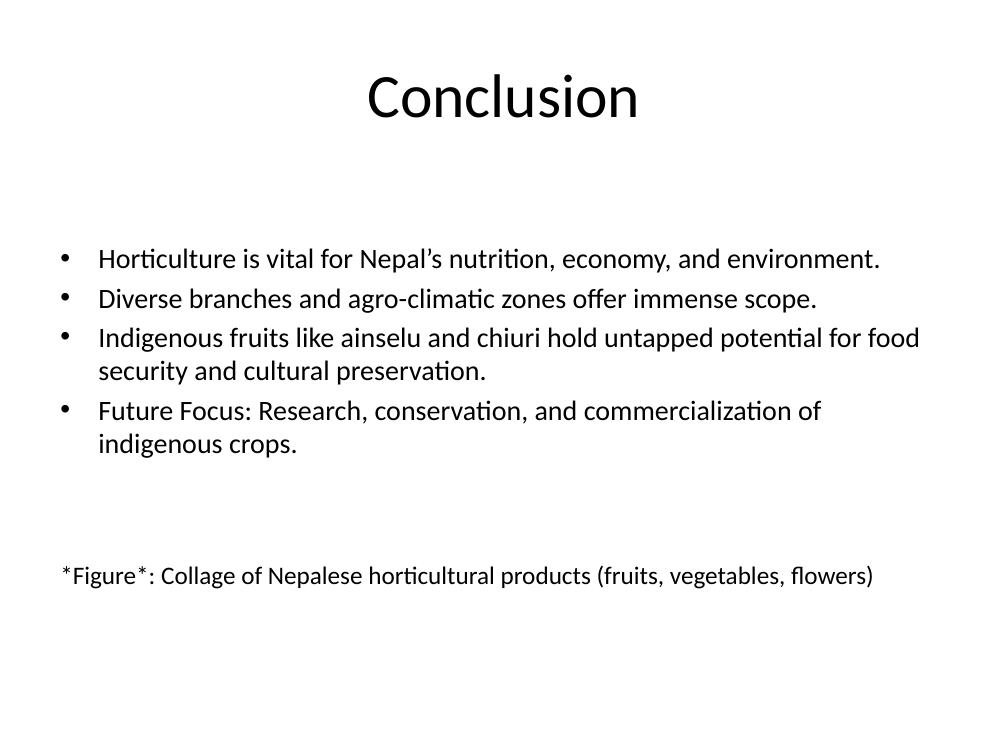
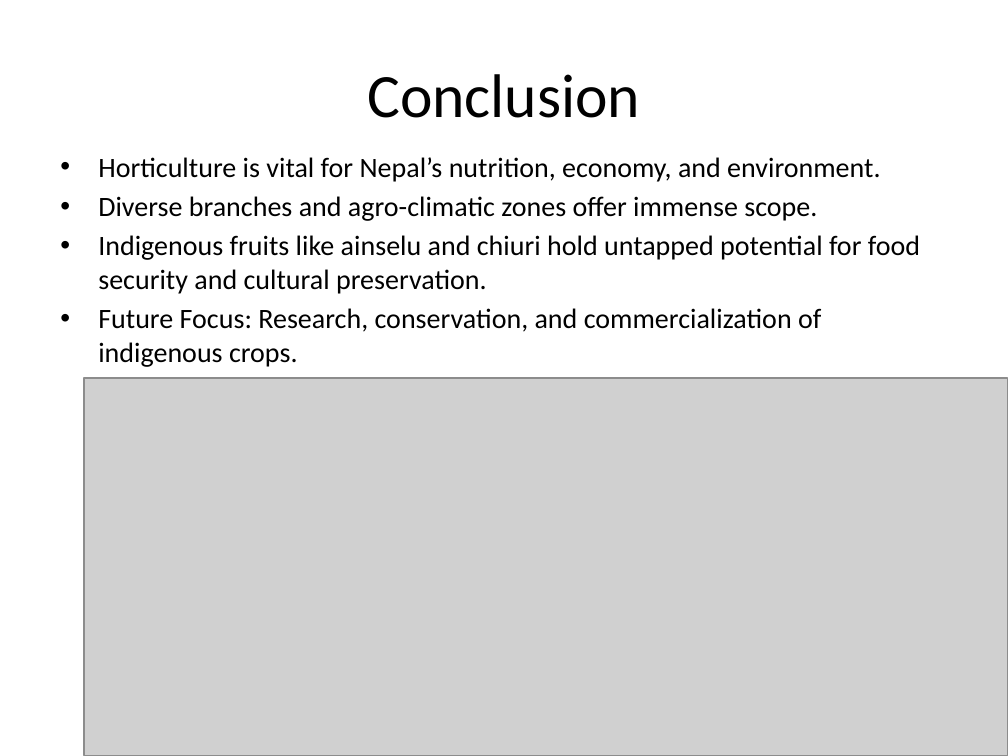
Before and after one commit to bikas-basnet/Class-1-1-slides-, a slide deck: slide 14 of Horticulture_in_Nepal (2).pptx (slide 11 before the commit). Drawn at 1008x756 pixels with LibreOffice and Linux fonts; fonts in the diff are those of the drawing; grey boxes stand for pictures. Boxes give left, top, right and bottom in pixels: in the first picture for what was removed or moved away, otherwise in the second. Text is boxed around its words. In the diff, an @@ line names an element or a change of style, - is before the commit and + after.

```diff
--- a/Horticulture_in_Nepal (2).pptx
+++ b/Horticulture_in_Nepal (2).pptx
@@ text "Horticulture is vital for Nepal’s ...": place and size @@
-text "Horticulture is vital for Nepal’s ..." at box(98, 248, 920, 458)
+text "Horticulture is vital for Nepal’s ..." at box(98, 157, 920, 367)
@@ picture added at box(84, 378, 1008, 756) @@
@@ text removed at box(60, 565, 874, 589) @@
-*Figure*: Collage of Nepalese horticultural products (fruits, vegetables, flowers)
```
Also in this commit, not shown: 4 other slides changed, 3 slides added.
